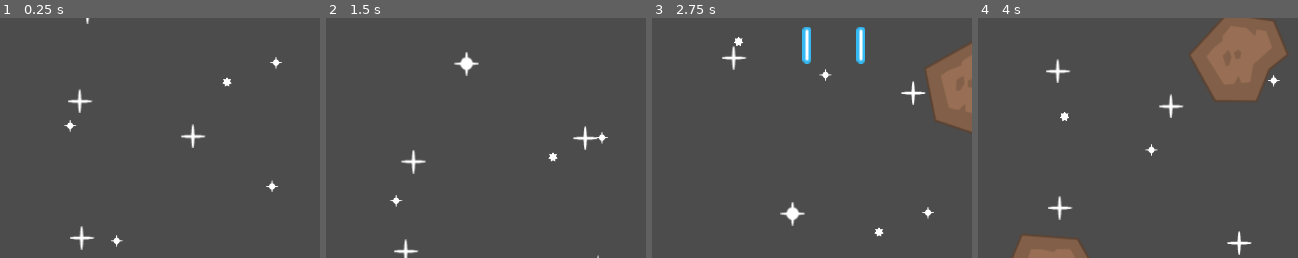
Above: before the commit, frames 1-4 (left to right).
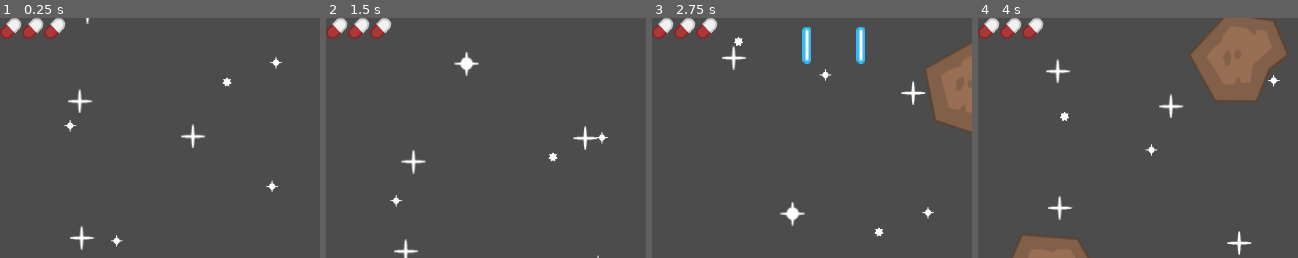
Above: after the commit, the same moments.

Repository: VitorRodrigues/SpaceRescue-Godot
Game: Godot game, scene res://Level1.tscn
Same seed, same stepped clock (60 frames per second), same inputs: the game is played once before the commit and once after it.
Inputs:
- Up to frame 1 (0.25 s): no input
- Up to frame 2 (1.5 s): hold Right (ui_right) 0.53-1.28 s; tap Space (fire) at 0.6, 1.35 s; hold Left (ui_left) from 1.28 s (still down)
- Up to frame 3 (2.75 s): release Left (ui_left) at 2.03 s; hold Right (ui_right) from 2.03 s (still down); tap Space (fire) at 2.1 s
- Up to frame 4 (4 s): tap Space (fire) at 2.85, 3.6 s; release Right (ui_right) at 3.53 s; hold Left (ui_left) from 3.53 s (still down)
The pictures show only the part of the screen within x 0-50%, y 0-50%; the shares and areas given below are measured in that part.

The runs differ from the first frame. In frame 1, 1.1% of the frame differs, in the area x 0-21%, y 0-9%; in frame 2, 1.1%; in frame 3, 1.1%; in frame 4, 1.1%.

Commit message:
Add ship damage and gameover

Diff:
--- a/Level1.tscn
+++ b/Level1.tscn
@@ -1,10 +1,11 @@
-[gd_scene load_steps=8 format=2]
+[gd_scene load_steps=10 format=2]
 
 [ext_resource path="res://Assets/Background/star1.png" type="Texture" id=1]
 [ext_resource path="res://Assets/Background/star2.png" type="Texture" id=2]
 [ext_resource path="res://Assets/Background/star3.png" type="Texture" id=3]
 [ext_resource path="res://Prefabs/Ship.tscn" type="PackedScene" id=4]
 [ext_resource path="res://Prefabs/MeteorSpawner.tscn" type="PackedScene" id=5]
+[ext_resource path="res://Assets/Powerups/pill_red.png" type="Texture" id=6]
 
 [sub_resource type="GDScript" id=1]
 resource_name = "Camera"
@@ -33,9 +34,28 @@
 func _ready():
 	Game.connect(\"score_changed\", self, \"_on_score_changed\")
 
-
 func _on_score_changed():
 	text = str(Game.score)"
+
+[sub_resource type="GDScript" id=3]
+resource_name = "life_counter"
+script/source = "extends Node2D
+
+export(Texture) var image
+
+func _ready():
+	Game.connect(\"lives_changed\", self, \"_on_lives_changed\")
+	pass
+
+func _on_lives_changed():
+	update()
+	pass
+
+func _draw():
+	for n in range(0, Game.lives):
+		var x = n * image.get_width()
+		draw_texture(image, Vector2(x, 0))
+	pass"
 
 [node name="main" type="CanvasLayer"]
 
@@ -219,3 +239,7 @@
 text = "1234567890"
 align = 2
 script = SubResource( 2 )
+
+[node name="Lives" type="Node2D" parent="Control"]
+script = SubResource( 3 )
+image = ExtResource( 6 )
--- a/Prefabs/Ship.tscn
+++ b/Prefabs/Ship.tscn
@@ -5,6 +5,7 @@
 [ext_resource path="res://Assets/Player/playerShip1_blue.png" type="Texture" id=3]
 
 [node name="Ship" type="Area2D"]
+collision_layer = 9
 script = ExtResource( 1 )
 
 [node name="GunLeft" type="Node2D" parent="."]
@@ -36,3 +37,4 @@
 [node name="CollisionPolygon2D" type="CollisionPolygon2D" parent="."]
 build_mode = 1
 polygon = PoolVector2Array( 46.5232, 25.342, 49.7958, -5.92943, 27.6149, -26.2922, 8.52824, -37.1392, -8.46061, -37.1392, -30.2009, -24.4741, -49.4728, -5.20219, -46.5638, 24.2511 )
+[connection signal="area_entered" from="." to="." method="_on_ship_area_entered"]
--- a/Scripts/Game.gd
+++ b/Scripts/Game.gd
@@ -3,8 +3,10 @@
 const ENEMY_GROUP = "enemy"
 
 var score = 0 setget setScore
+var lives = 3 setget setLives
 
 signal score_changed
+signal lives_changed
 
 func _ready():
 	randomize()
@@ -19,3 +21,18 @@
 	if value > 0:
 		score = value
 		emit_signal("score_changed")
+
+func setLives(value):
+	lives = value
+	emit_signal("lives_changed")
+	if lives < 0:
+		endGame()
+
+func endGame():
+	restartGame()
+	pass
+
+func restartGame():
+	self.lives = 4
+	self.score = 0
+	get_tree().reload_current_scene()
--- a/Scripts/Player.gd
+++ b/Scripts/Player.gd
@@ -40,3 +40,8 @@
 
 func hit():
 	queue_free()
+
+func _on_ship_area_entered(area):
+	if area.is_in_group(Game.ENEMY_GROUP):
+		area.hit(9999)
+		Game.lives -= 1
